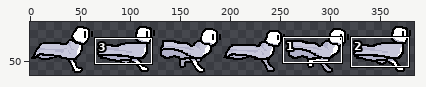
Two states of a sprite sheet, texture/player_run_sheet.png. Above, an overview of the earlier version with the close-up marked.
Close-up. As it was:
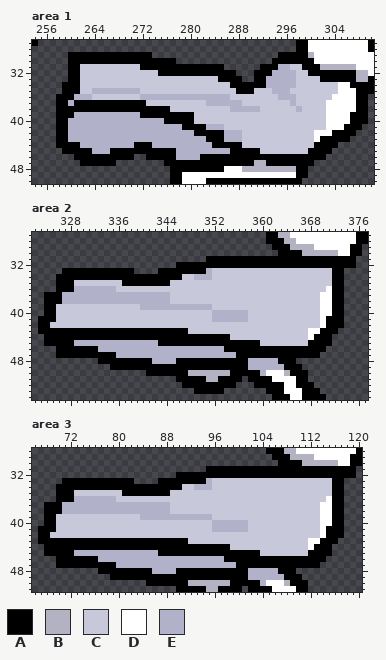
The file is 384x64 pixels. Shown: area 1: x 254..310, y 27..50; area 2: x 322..377, y 27..54; area 3: x 66..120, y 28..51. The wide view leaves out empty margins. The commit also changed other parts of the picture, which this record leaves out.
Palette (. is transparent): A #000000  B #b2b2c2  C #c8c8db  D #ffffff  E #b1b1c9
After:
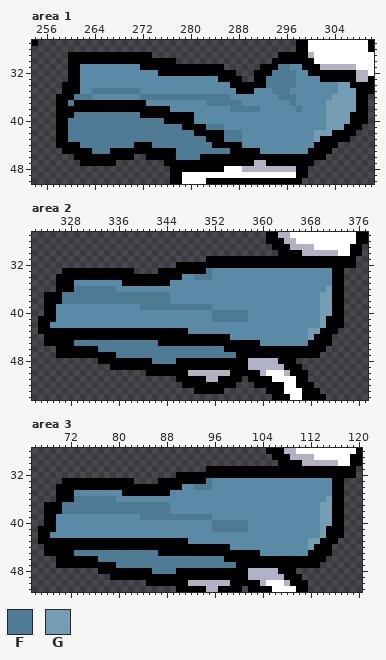
Colours new in this view: F #4e7a94  G #749cb3
From old to new:
colour C: #c8c8db -> #5a8aa6
Changed rows in their new state; - is a pixel that keeps its letter.
Area 1:
first column x 260:
31 -----------------------------------FF-----------
32 ----------------------------------FFFF----------
33 ---------------------------------FFFFF----------
34 ---------------------------------FFFFF-------GG-
35 ----FFFFFFFF----------------------FFF--------GGG
36 -FFF--------FFFFFFFFFFFFFFF--------FFF------GGGG
37 F----------------------FFFFFF--------F-----GGGGG
38 ---------------------------FFFFF------F----GGGGG
39 -FFFFFFFFFFF-------------------------------GGGG-
40 FFFFFFFFFFFFFFFF---------------------------GGGG-
41 FFFFFFFFFFFFFFFFFFF----FFF-----------------GGG--
42 FFFFFFFFFFFFFFFFFFFFF-----FFF------------GGG----
43 FFFFFFFFFFFFFFFFFFFFFFF---FFF------------G------
44 --FFFFFFFFF---FFFFFFFFFF------------------------
45 ----FFF-----------FFFFFFFFF---------------------
46 ------------------FFFF--------------------------
Area 2:
first column x 327:
33 ------------------------F--------------------
34 ----------------------FFF--------------------
36 --FFFFFFF-----------------------------------G
37 FFFFFFFFFFFFFFFFFF-------------------------GG
38 FFFFFFFFFFFFFFFFFF-------------------------GG
39 -------------FFFFFFFFFFFF------------------GG
40 -------------------------FFFFFF------------GG
41 -------------------------FFFFFF------------G-
42 -------------------------------------------G-
43 -----------------------------------------GG--
44 -----------------------------------------G---
45 --FFFFFFFFFFFFFF-----------------------------
46 ------FFFFFFFFFFFFFFFFFFFFF------------------
47 ---------FFFFFFFFFFFFFFFFFFFF----------------
48 ---------------FFFF--------------------------
Area 3:
first column x 71:
33 ------------------------F--------------------
34 ----------------------FFF--------------------
36 --FFFFFFF-----------------------------------G
37 FFFFFFFFFFFFFFFFFF-------------------------GG
38 FFFFFFFFFFFFFFFFFF-------------------------GG
39 -------------FFFFFFFFFFFF------------------GG
40 -------------------------FFFFFF------------GG
41 -------------------------FFFFFF------------G-
42 -------------------------------------------G-
43 -----------------------------------------GG--
44 -----------------------------------------G---
45 --FFFFFFFFFFFFFF-----------------------------
46 ------FFFFFFFFFFFFFFFFFFFFF------------------
47 ---------FFFFFFFFFFFFFFFFFFFF----------------
48 ---------------FFFF--------------------------
Changed places in both close-ups, as pixel boxes (x1, y1, x2, y2):
changed: (68, 64, 356, 160)
changed: (50, 268, 332, 364)
changed: (50, 478, 332, 574)
